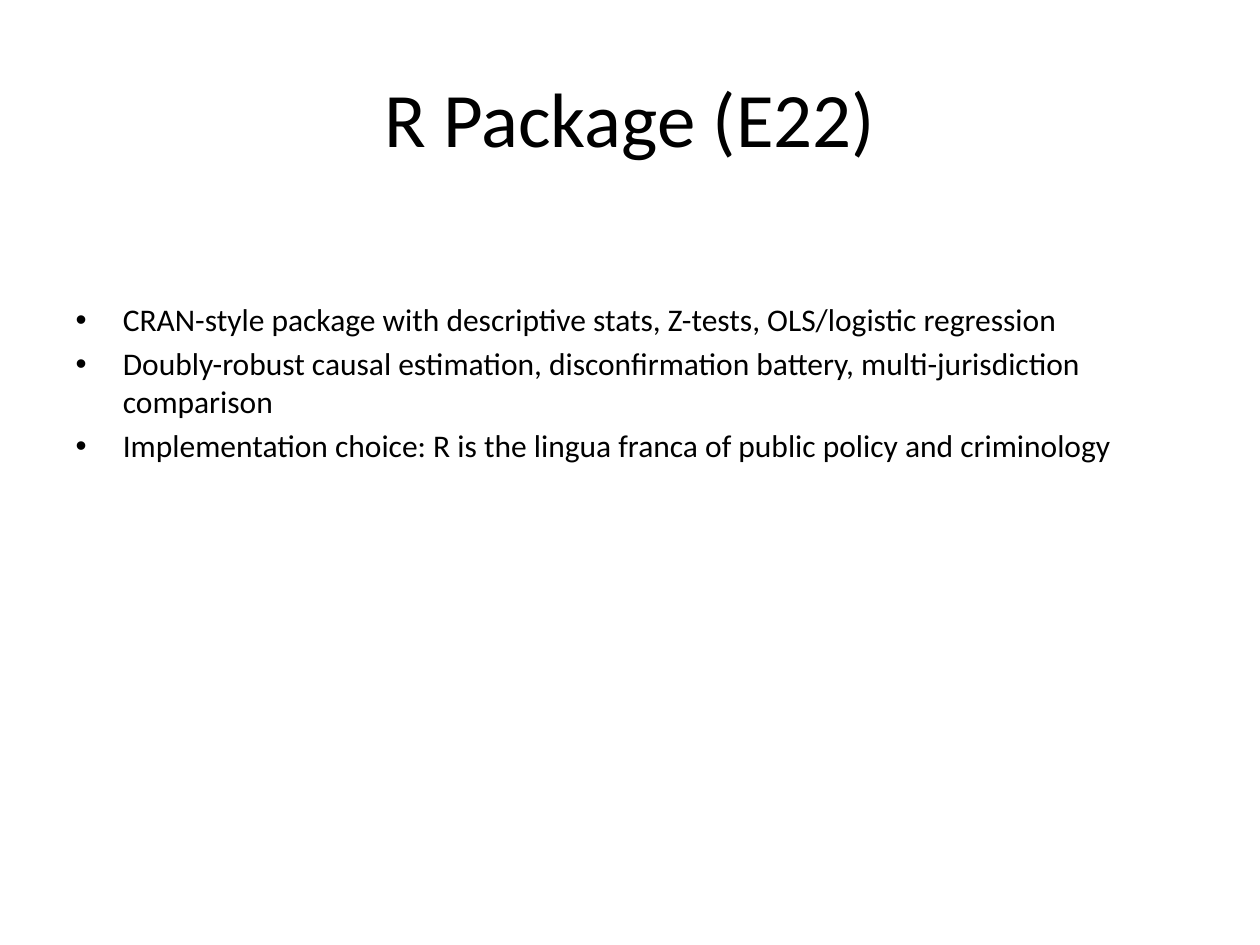
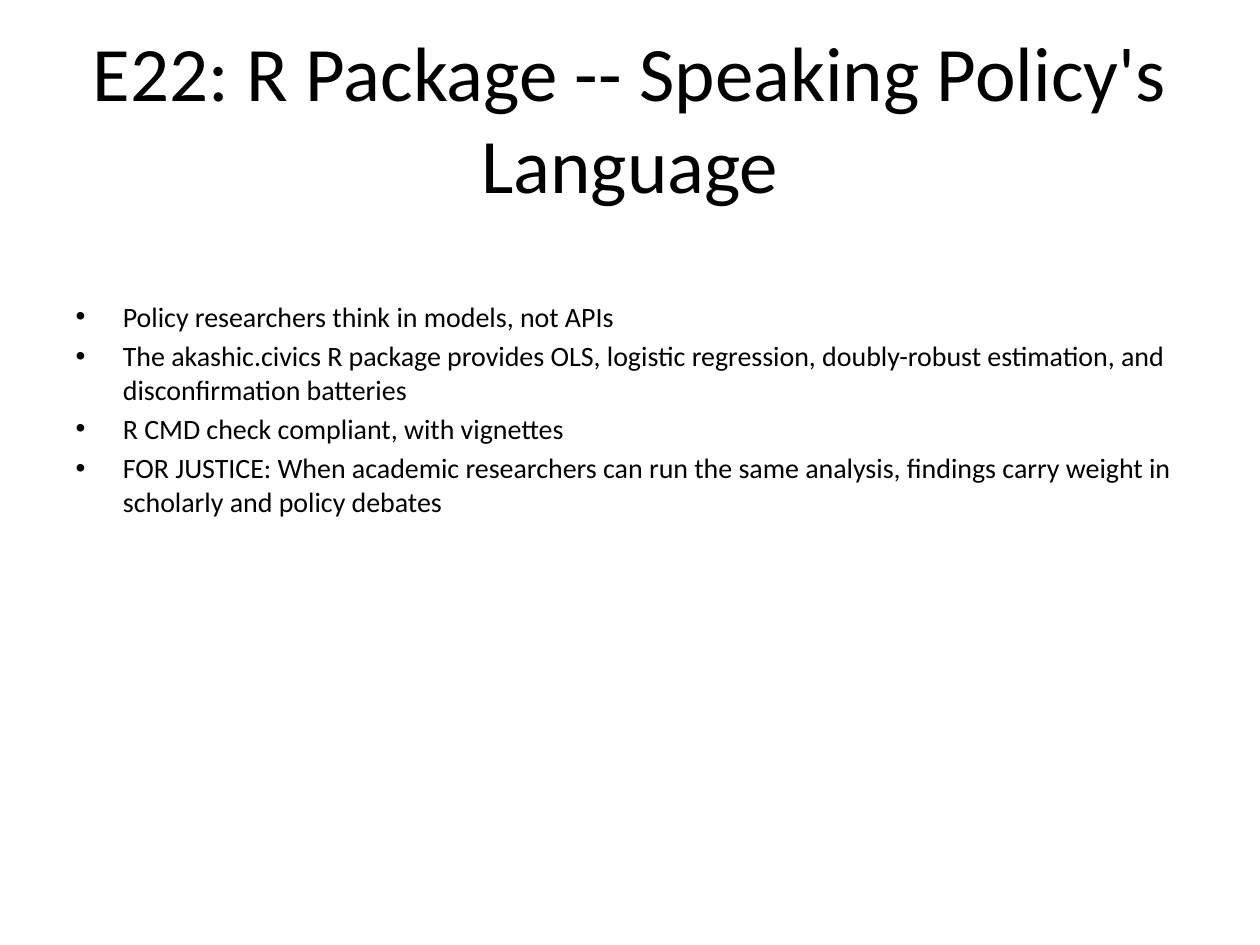
Before and after one commit to elijah/akashic-civics, a slide deck: slide 11 of presentation/akashic_civics_presentation.pptx (slide 9 before the commit). Drawn at 1260x945 pixels with LibreOffice and Linux fonts; fonts in the diff are those of the drawing. Boxes give left, top, right and bottom in pixels: in the first picture for what was removed or moved away, otherwise in the second. Text is boxed around its words. In the diff, an @@ line names an element or a change of style, - is before the commit and + after.

Commit message:
Revise presentation: restructure narrative around civic democracy arc (measurement -> accountability -> reform)

```diff
--- a/presentation/akashic_civics_presentation.pptx
+++ b/presentation/akashic_civics_presentation.pptx
@@ title at box(93, 47, 1165, 207): text changed @@
-R Package (E22)
+E22: R Package -- Speaking Policy's Language
@@ text at box(123, 307, 1170, 517): text changed; size 18 to 16 pt @@
-• CRAN-style package with descriptive stats, Z-tests, OLS/logistic regression
-• Doubly-robust causal estimation, disconfirmation battery, multi-jurisdiction comparison
-• Implementation choice: R is the lingua franca of public policy and criminology
+• Policy researchers think in models, not APIs
+• The akashic.civics R package provides OLS, logistic regression, doubly-robust estimation, and disconfirmation batteries
+• R CMD check compliant, with vignettes
+• FOR JUSTICE: When academic researchers can run the same analysis, findings carry weight in scholarly and policy debates
```
Also in this commit, not shown: 11 other slides changed, 5 slides added, 8 slides removed, 2 other files.
